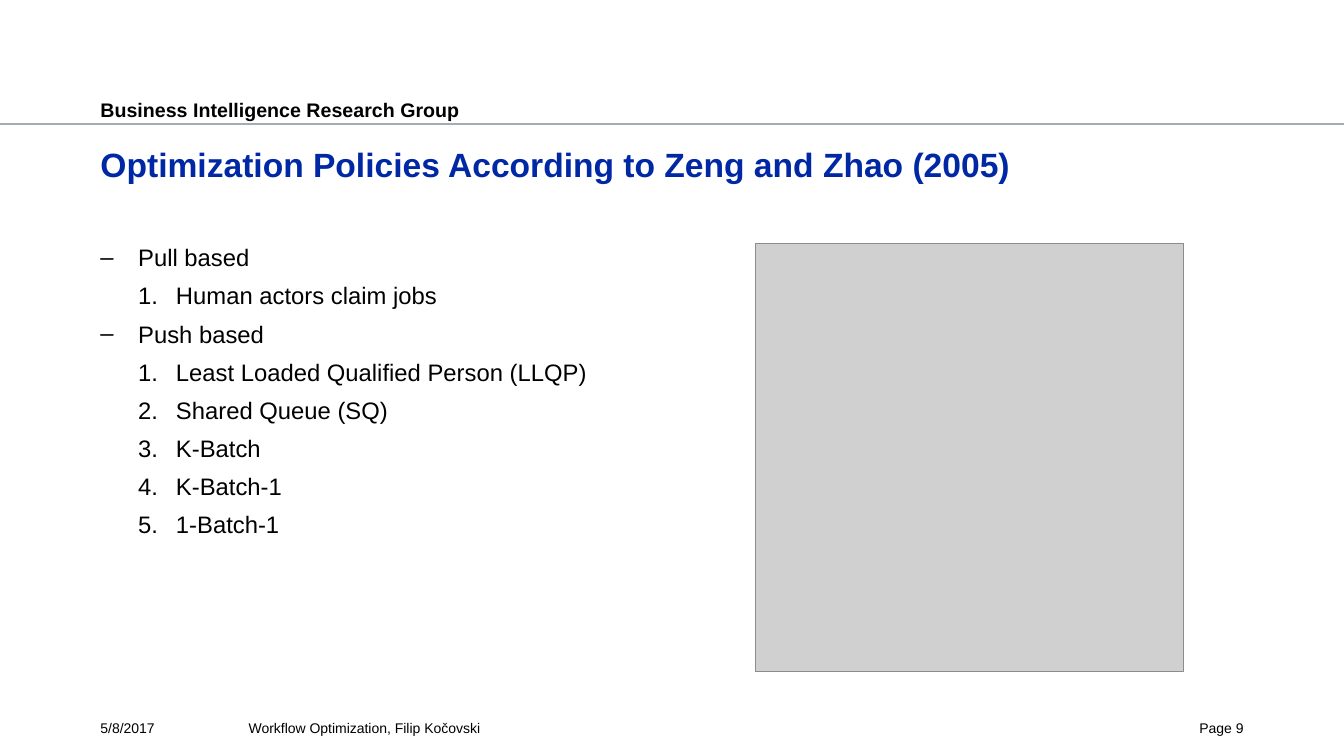
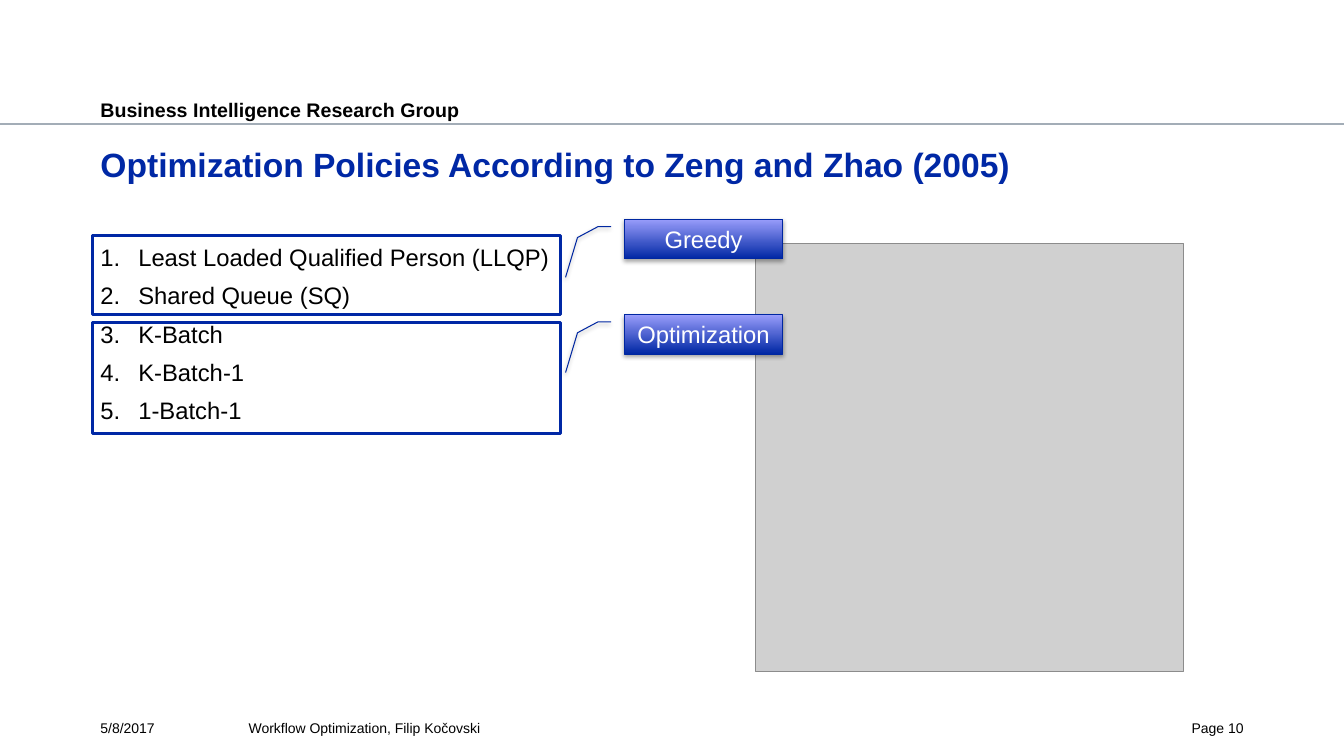
Before and after one commit to fkocovski/mt_presentation, a slide deck: slide 10 of Workflow Optimization.pptx (slide 9 before the commit). Drawn at 1344x756 pixels with LibreOffice and Linux fonts; fonts in the diff are those of the drawing; grey boxes stand for pictures; background and template pictures are left out. Boxes give left, top, right and bottom in pixels: in the first picture for what was removed or moved away, otherwise in the second. Text is boxed around its words. In the diff, an @@ line names an element or a change of style, - is before the commit and + after.

```diff
--- a/Workflow Optimization.pptx
+++ b/Workflow Optimization.pptx
@@ rectangle added at (x1=93, y1=235, x2=562, y2=315), outline #0028A5 2 pt @@
@@ border callout added at (x1=624, y1=220, x2=782, y2=259), fill gradient #0028A5 to #9A9EFB, outline #0027A1 0.75 pt, 17 pt, text #FFFFFF @@
+Greedy
@@ text "Least Loaded Qualified Person (LLQP)" at (x1=138, y1=248, x2=549, y2=420): list level 2 to 1 in "Least Loaded Qualified Person (LLQP)"; list level 2 to 1 in "Shared Queue (SQ)"; list level 2 to 1 in "K-Batch"; list level 2 to 1 in "K-Batch-1"; list level 2 to 1 in "1-Batch-1" @@
@@ text at (x1=138, y1=248, x2=437, y2=344): paragraphs removed @@
-– Pull based
-  1. Human actors claim jobs
-– Push based
@@ rectangle added at (x1=93, y1=323, x2=562, y2=434), outline #0028A5 2 pt @@
@@ border callout added at (x1=624, y1=315, x2=782, y2=354), fill gradient #0028A5 to #9A9EFB, outline #0027A1 0.75 pt, 17 pt, text #FFFFFF @@
+Optimization
@@ page number at (x1=1192, y1=723, x2=1244, y2=736): text changed @@
-Page 9
+Page 10
```
Also in this commit, not shown: 13 other slides changed, 1 slide added, 5 slides removed.
